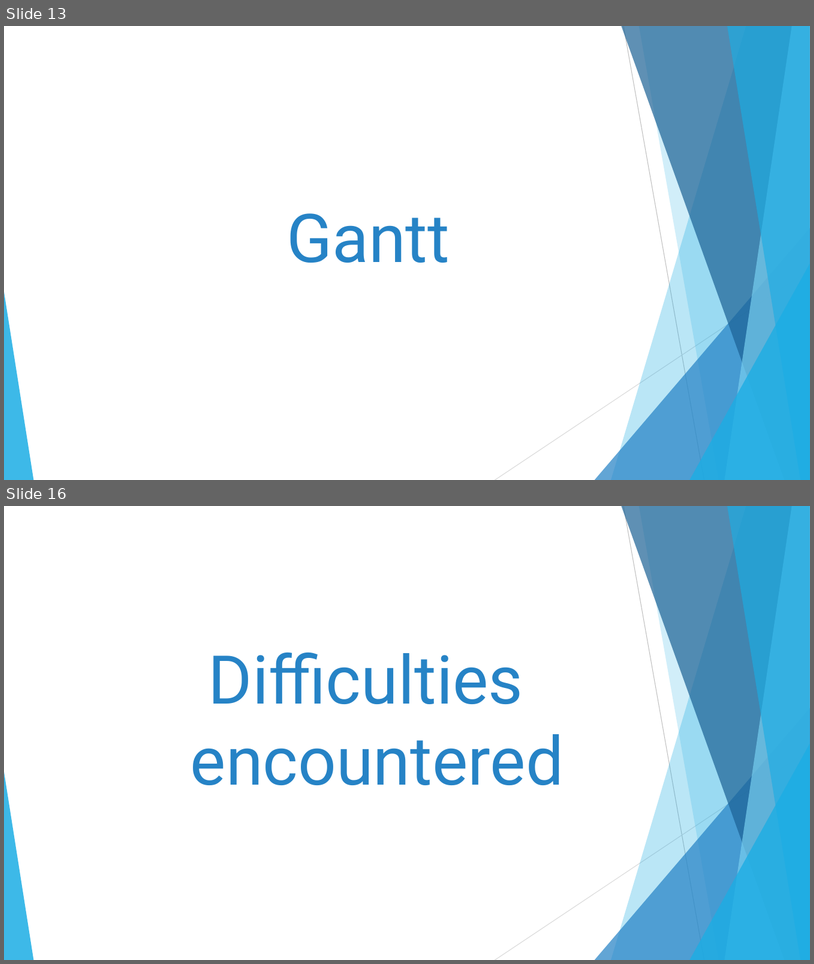
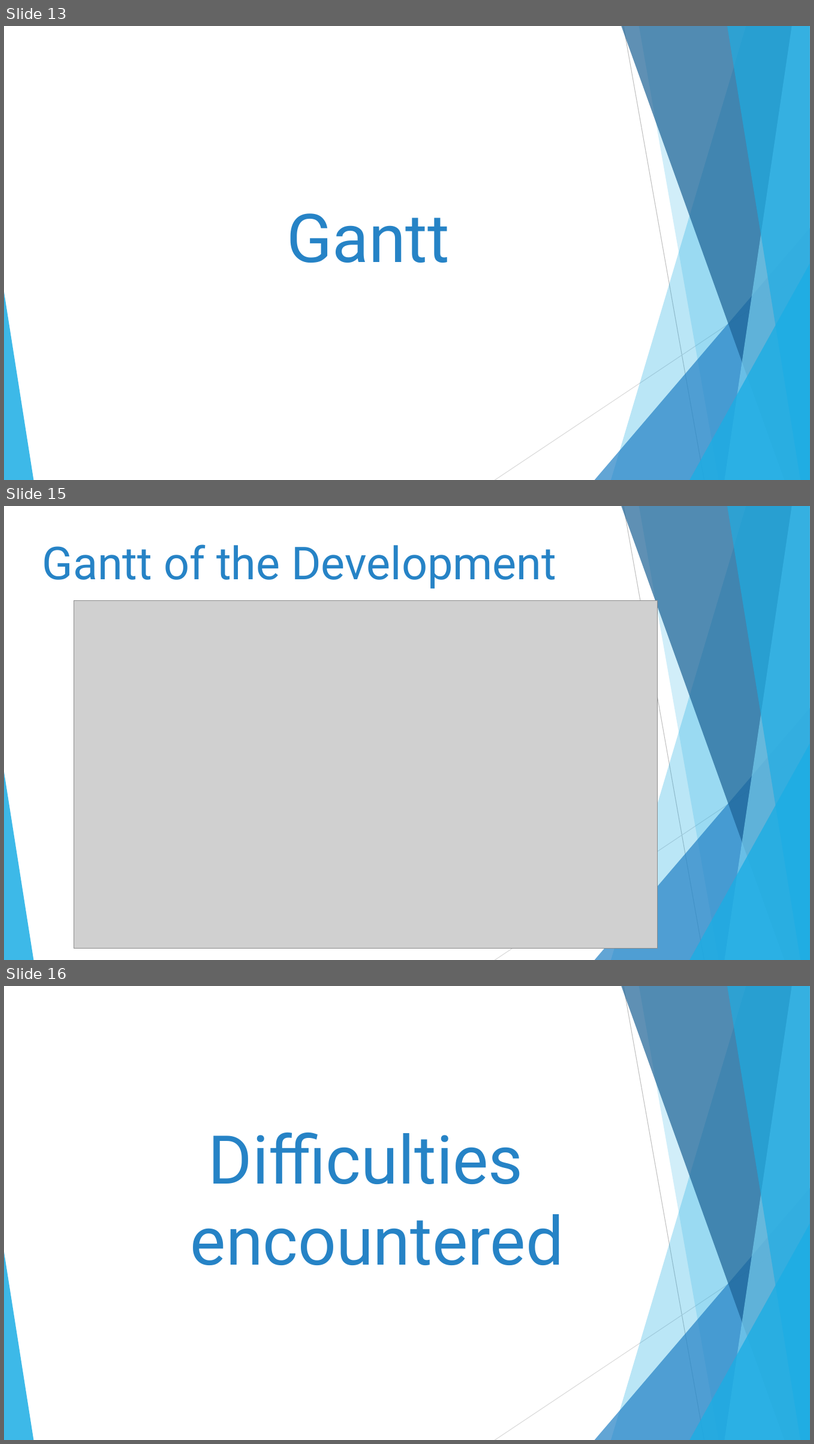
Before and after one commit to Garolla/IPMANAGER, a slide deck: slides/GINA_SDP_final.pptx. Shown one above the other, each under a label of ours: slides 13 and 16 before the commit, slides 13, 15 and 16 after it; the slides between them are not shown. The pictures are 814x964 and 814x1444 pixels, drawn with LibreOffice and Linux fonts; fonts in the diff are those of the drawing; grey boxes stand for pictures. Boxes give left, top, right and bottom in pixels: in the first picture for what was removed or moved away, otherwise in the second. Text is boxed around its words. In the diff, an @@ line names an element or a change of style, - is before the commit and + after.

Commit message:
updating gantt slides

```diff
--- a/slides/GINA_SDP_final.pptx
+++ b/slides/GINA_SDP_final.pptx
@@ slide 15 added at bbox=[4, 506, 810, 960], background #FFFFFF; not listed: 10 template elements that a slide beside it also shows @@
@@ title added at bbox=[42, 544, 557, 589], 54 pt, text #2683C6 @@
+Gantt of the Development
@@ picture added at bbox=[74, 601, 658, 948] @@
```
Also in this commit, not shown: 3 slides changed, 3 other slides added, 4 slides removed.
